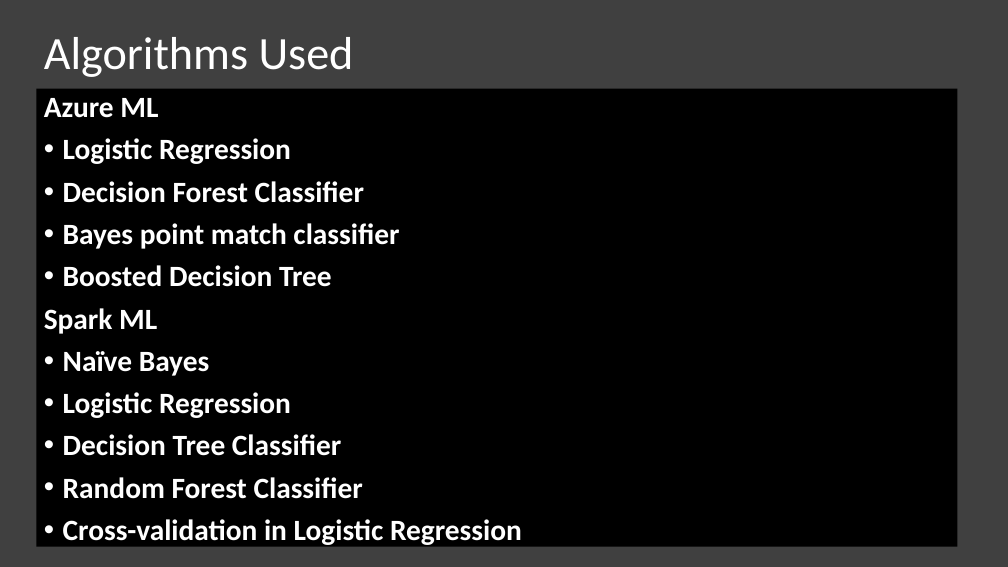
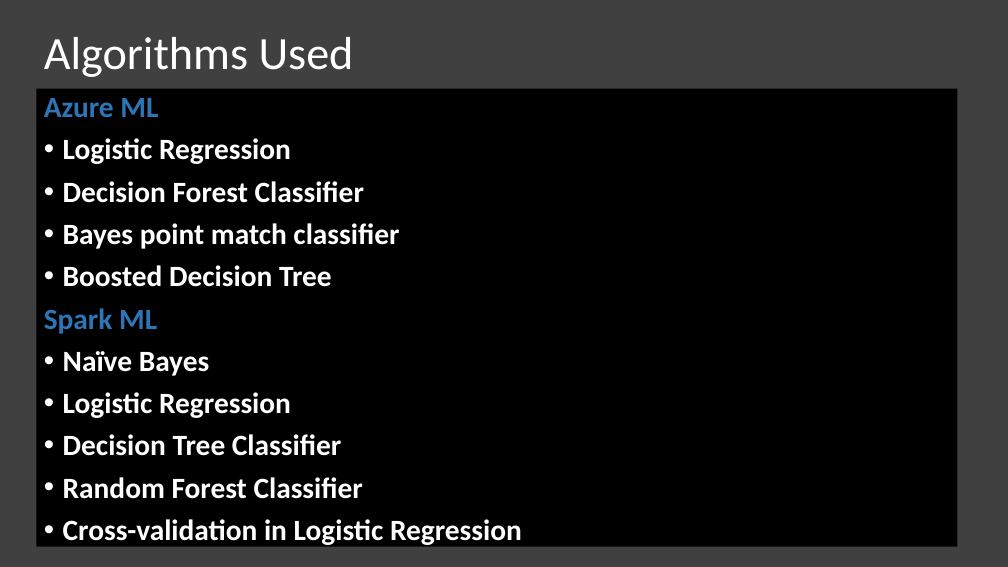
Before and after one commit to yashchks87/covid_19_nlp, a slide deck: slide 8 of CIS5560.pptx. Drawn at 1008x567 pixels with LibreOffice and Linux fonts; fonts in the diff are those of the drawing. Boxes give left, top, right and bottom in pixels: in the first picture for what was removed or moved away, otherwise in the second. Text is boxed around its words. In the diff, an @@ line names an element or a change of style, - is before the commit and + after.

```diff
--- a/CIS5560.pptx
+++ b/CIS5560.pptx
@@ text at bbox=[44, 98, 158, 334]: text colour #FFFFFF to #2E75B6 in "Azure ML", "Spark ML" @@
```
Also in this commit, not shown: 1 other slide changed.
